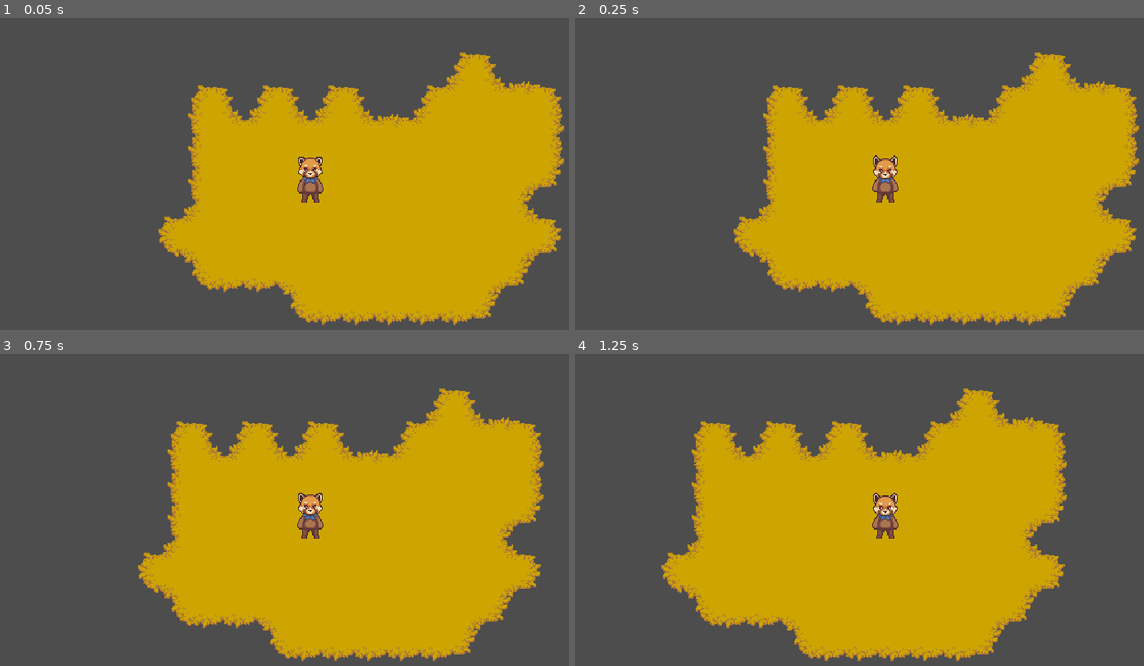
Above: before the commit, frames 1-4 (two rows, left to right).
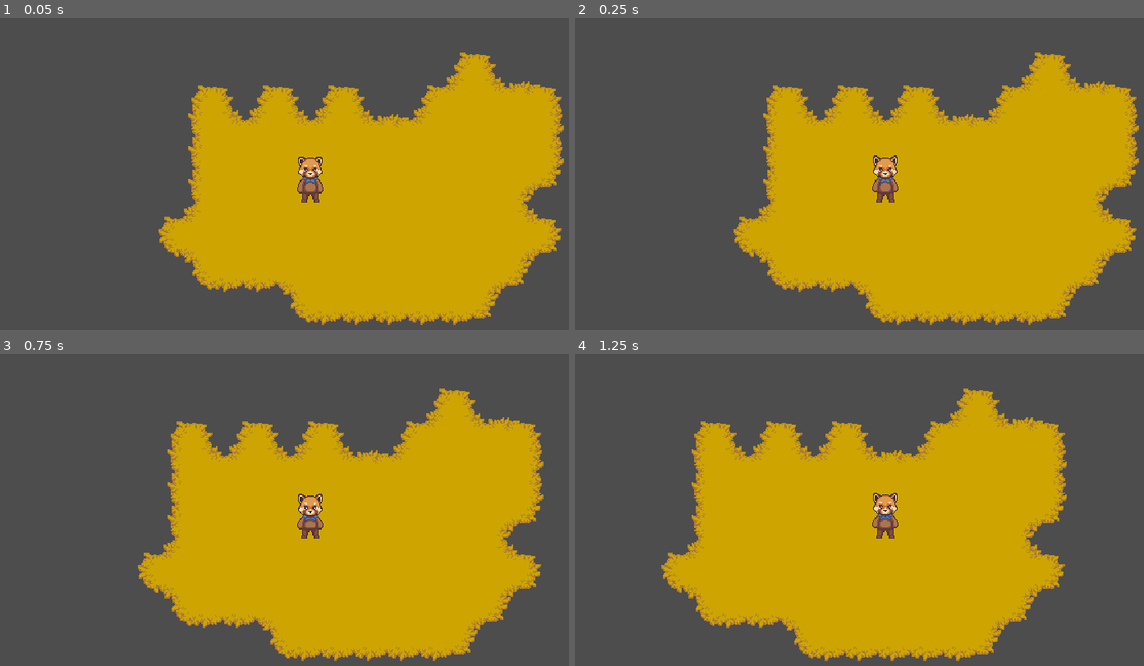
Above: after the commit, the same moments.

Repository: Danlong13579/CharonsCreed
Game: Godot game, scene res://TestScene.tscn
Same seed, same stepped clock (60 frames per second), same inputs: the game is played once before the commit and once after it.
Inputs:
- Up to frame 1 (0.05 s): no input
- Up to frame 2 (0.25 s): no input
- Up to frame 3 (0.75 s): hold D (move_right) from 0.53 s (still down); tap Space (dash) at 0.6 s
- Up to frame 4 (1.25 s): keep holding D (move_right)

Frame 1 is identical in both runs. In frame 2, 0.1% of the frame differs, in the area x 52-57%, y 43-52%; in frame 3, 0.2%, in the area x 52-57%, y 44-57%; in frame 4, 0.2%.

Commit message:
assets update

Diff:
--- a/Entities/Red/player.tscn
+++ b/Entities/Red/player.tscn
@@ -193,6 +193,48 @@
 "speed": 10.0
 }]
 
+[sub_resource type="Animation" id="Animation_fb876"]
+resource_name = "idle_front"
+length = 0.8
+loop_mode = 1
+tracks/0/type = "value"
+tracks/0/imported = false
+tracks/0/enabled = true
+tracks/0/path = NodePath(".:frame")
+tracks/0/interp = 1
+tracks/0/loop_wrap = true
+tracks/0/keys = {
+"times": PackedFloat32Array(0, 0.133333, 0.266667, 0.4, 0.533333, 0.666667, 0.8),
+"transitions": PackedFloat32Array(1, 1, 1, 1, 1, 1, 1),
+"update": 1,
+"values": [0, 1, 2, 3, 4, 5, 6]
+}
+
+[sub_resource type="Animation" id="Animation_ot7xm"]
+length = 0.001
+tracks/0/type = "value"
+tracks/0/imported = false
+tracks/0/enabled = true
+tracks/0/path = NodePath(".:frame")
+tracks/0/interp = 1
+tracks/0/loop_wrap = true
+tracks/0/keys = {
+"times": PackedFloat32Array(0),
+"transitions": PackedFloat32Array(1),
+"update": 1,
+"values": [0]
+}
+
+[sub_resource type="AnimationLibrary" id="AnimationLibrary_0l7ad"]
+_data = {
+"RESET": SubResource("Animation_ot7xm"),
+"idle_front": SubResource("Animation_fb876")
+}
+
+[sub_resource type="AtlasTexture" id="AtlasTexture_bo2hi"]
+atlas = ExtResource("4_5x5pt")
+region = Rect2(0, 0, 384, 144)
+
 [node name="Player" type="CharacterBody2D" groups=["Player"]]
 collision_layer = 2
 collision_mask = 5
@@ -208,8 +250,22 @@
 [node name="Dash" parent="." instance=ExtResource("3_dsoo8")]
 
 [node name="AnimatedSprite2D" type="AnimatedSprite2D" parent="."]
+visible = false
 position = Vector2(0, -24)
 sprite_frames = SubResource("SpriteFrames_3rwu4")
 animation = &"idle_front"
 autoplay = "idle_front"
-frame_progress = 0.422252
+frame_progress = 0.0646371
+
+[node name="AnimationPlayer" type="AnimationPlayer" parent="."]
+root_node = NodePath("../Sprite2D")
+libraries = {
+"": SubResource("AnimationLibrary_0l7ad")
+}
+autoplay = "idle_front"
+
+[node name="Sprite2D" type="Sprite2D" parent="."]
+position = Vector2(0, -24)
+texture = SubResource("AtlasTexture_bo2hi")
+hframes = 8
+vframes = 3
Not shown: 1 places in Entities/Red/player.tscn that only renumber resources
Binary file added: Levels/Pandas/CloudMountains_100x.png
Not shown, added: Levels/Pandas/CloudMountains_100x.png.import
Binary file added: Levels/Pandas/CloudMountains_800x.png
Not shown, added: Levels/Pandas/CloudMountains_800x.png.import
